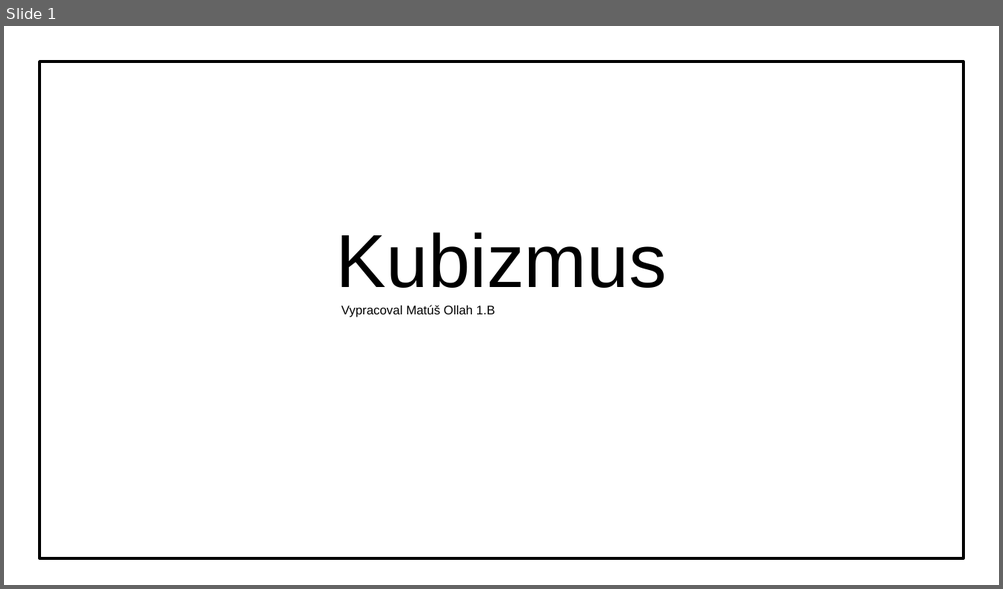
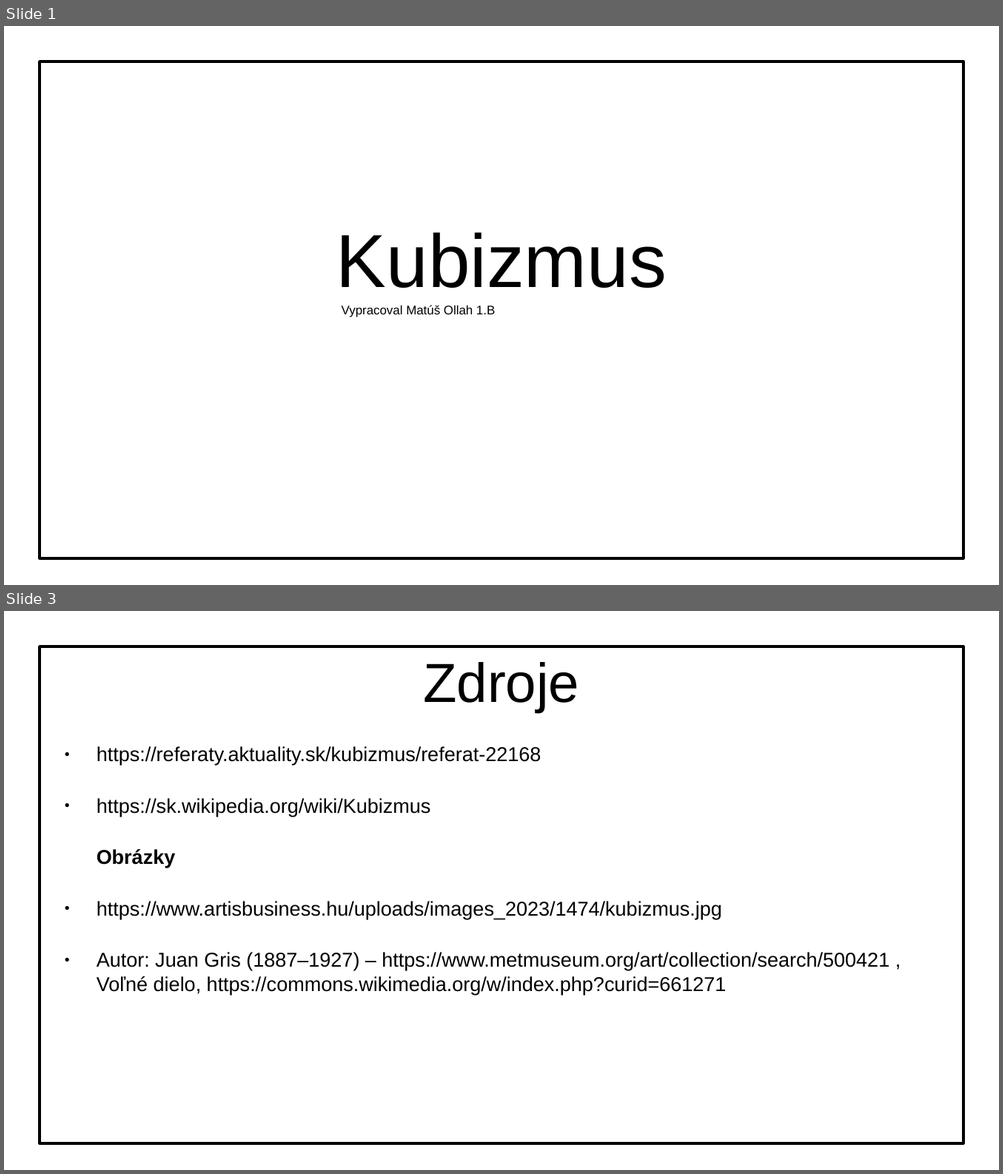
Before and after one commit to MatusOllah/kubizmus-ukl, a slide deck: kubizmus-ukl.odp. Shown one above the other, each under a label of ours: slide 1 before the commit, slides 1 and 3 after it; the slides between them are not shown. The pictures are 1003x589 and 1003x1174 pixels, drawn with LibreOffice and Linux fonts; fonts in the diff are those of the drawing; background and template pictures are left out. Boxes give left, top, right and bottom in pixels: in the first picture for what was removed or moved away, otherwise in the second. Text is boxed around its words. In the diff, an @@ line names an element or a change of style, - is before the commit and + after.

```diff
--- a/kubizmus-ukl.odp
+++ b/kubizmus-ukl.odp
@@ slide 3 added at (x1=4, y1=611, x2=999, y2=1170), background picture (left out) @@
@@ rectangle added at (x1=40, y1=647, x2=963, y2=1144), fill #FFFFFF at 75% opacity, outline #000000 2.01 pt @@
@@ title added at (x1=423, y1=662, x2=579, y2=712), 44 pt, text #000000 @@
+Zdroje
@@ text added at (x1=96, y1=746, x2=889, y2=995), 16 pt, text #000000 @@
+● https://referaty.aktuality.sk/kubizmus/referat-22168
+● https://sk.wikipedia.org/wiki/Kubizmus
+Obrázky
+● https://www.artisbusiness.hu/uploads/images_2023/1474/kubizmus.jpg
+● Autor: Juan Gris (1887–1927) – https://www.metmuseum.org/art/collection/search/500421 , Voľné dielo, https://commons.wikimedia.org/w/index.php?curid=661271
```
Also in this commit, not shown: 1 slide changed.
